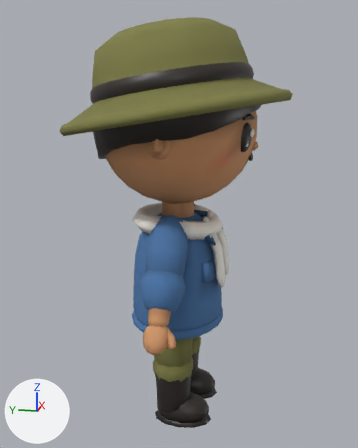
One commit to the glTF model game/assets/models/char_petani.glb: the scene before it, then after it.
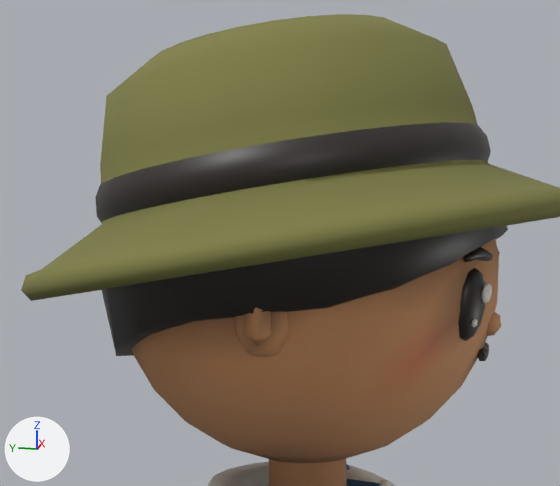
Each version is shown whole from a 50 mm lens placed at (-1.334, -0.27, 0.91), pointed at (0.006, -0.002, 0.574), then close up on the part from 14% to 79% of the width and 2% to 48% of the height. Every picture has the same lights, and +X, +Y and +Z are marked at lower left. The first two pictures are the older version. Vertices at exactly the same position are counted once.

The scene before the commit, as lines of its bpy script (objects in view):
```python
me_body = bpy.data.meshes.new('Body')
me_body.from_pydata(...)  # 2990 vertices, 5640 faces; spans x -0.326..0.326, y -0.297..0.308, z -0.001..1.11
# faces by material slot: [1728, 1448, 480, 1036, 948]
me_body.materials.append(mat_m_skintan)
me_body.materials.append(mat_m_dark)
me_body.materials.append(mat_m_white)
me_body.materials.append(mat_m_olive)
me_body.materials.append(mat_m_workblue)
ob_body = bpy.data.objects.new('Body', me_body)
ob_body.location = (0.0, 0.0, 0.0)
```
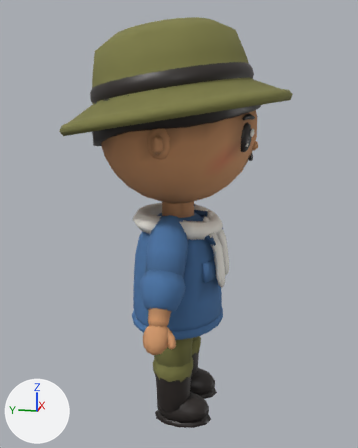
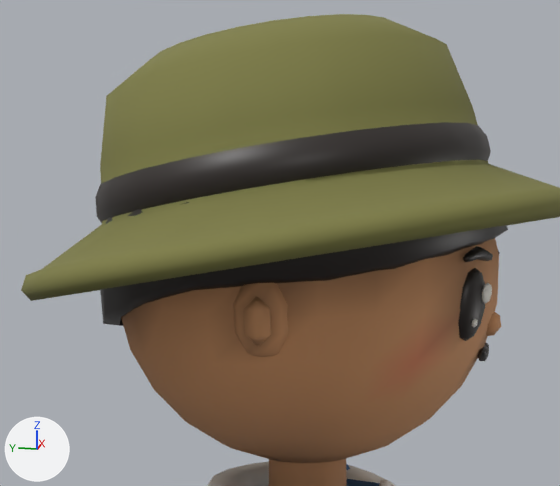
The change, as a list of edits to the scene's bpy script:
```text
Change me_body:
    where me_body.from_pydata(...)  # 2990 vertices, 5640 faces; spans x -0.326..0.326, y -0.297..0.308, z -0.001..1.11
    used by ob_body; location = (0.0, 0.0, 0.0)
    me_body part 1: 57 of 2990 vertices moved; they spanned x -0.242..0.242, y -0.21..0.232, z 0.755..0.932 and now span x -0.244..0.244, y -0.209..0.23, z 0.789..0.933; mean shift (0.0, 0.002, 0.021); largest move (0.0, 0.209, 0.755) -> (0.0, 0.223, 0.791)
    me_body part 2: 125 faces centred in x -0.267..0.265, y -0.208..0.254, z 0.789..0.943 are repainted in the vertex colours; the middle colour goes from light grey #cecece to white #eaeaea
    me_body part 3: 122 faces centred in x -0.299..0.308, y -0.212..0.29, z 0.704..0.908 are repainted in the vertex colours; the middle colour goes from white #f5f5f5 to white #f7f7f7
    me_body part 4: 88 faces centred in x -0.236..0.236, y -0.198..0.216, z 0.789..0.957 are repainted in the vertex colours; the middle colour goes from grey #bcbcbc to light grey #dbdbdb
```

Changed parts and their boxes (x1, y1, x2, y2) in the close-ups (560 x 486 px; the box of a moved part takes in the faces that stretch with it):
'Body', reshaped, recoloured: (21, 14, 560, 486) in both
part 1 of me_body, moved or reshaped: before (101, 225, 508, 356); after (100, 202, 508, 326)
part 2 of me_body, edited (looks the same): (97, 169, 496, 362) in both
part 3 of me_body, edited (looks the same): (39, 225, 508, 395) in both
part 4 of me_body, recoloured: before (270, 251, 473, 319); after (106, 219, 477, 319)
